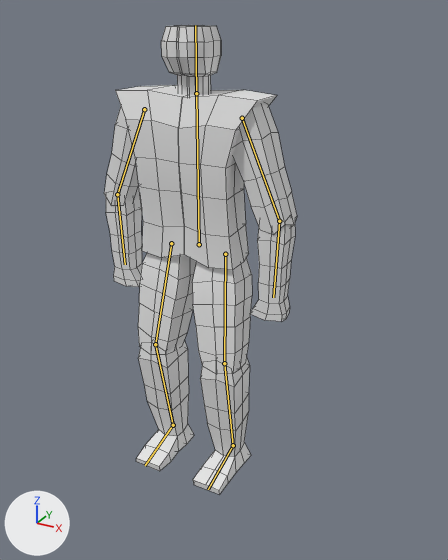
Two versions of the Blender file Godot/Blender/Shambler/shambler.blend, one commit apart.
Camera for both pictures: a camera (50 mm lens) standing at (1.95, -3.21, 3.04) and looking at (0.15, 0.06, 1.4). The lights are fixed; the arrows at lower left show +X, +Y and +Z. The bones that bend it are drawn over the model as lines. Mesh edges are drawn as thin lines.
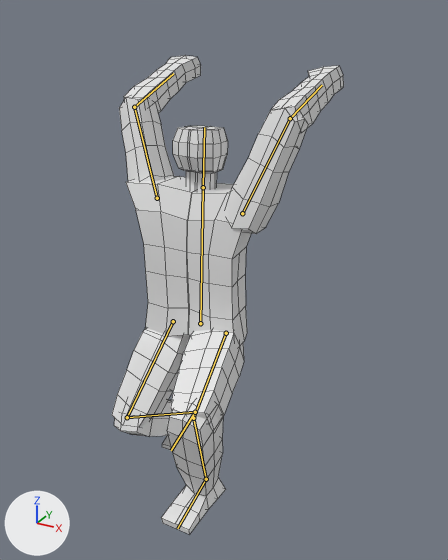
The newer file adds an action. The first version stands in its rest pose; the second is drawn at frame 17 of the action 'smash_up'.

Boxes [x1, y1, x2, y2] around the edits, measured in the pictures (448 x 560 px):
'Cube', posed (20% wider): before [104, 25, 297, 495]; after [112, 55, 344, 534]
bone 'body', root to tip: before (199, 244) to (196, 93); after (200, 323) to (203, 187)
bone 'head', root to tip: before (196, 93) to (195, 25); after (203, 187) to (204, 127)
bone 'upperarm.l', root to tip: before (242, 118) to (279, 221); after (242, 213) to (290, 118)
bone 'lowerarm.l', root to tip: before (279, 221) to (273, 297); after (290, 118) to (322, 85)
bone 'upperarm.r', root to tip: before (144, 109) to (117, 194); after (157, 198) to (134, 107)
bone 'lowerarm.r', root to tip: before (117, 194) to (125, 264); after (134, 107) to (173, 73)

Diff of the bpy script that builds the scene:
```diff
--- a/Godot/Blender/Shambler/shambler.blend.py
+++ b/Godot/Blender/Shambler/shambler.blend.py
@@ bone_body @@
 bone_body = bpy.data.objects['Armature'].pose.bones['body']
-bone_body.location = (0.0, 0.0, 0.0)
-bone_body.rotation_quaternion = (1.0, 0.0, 0.0, 0.0)  # degrees (0, 0, 0)
+bone_body.location = (0.0, -0.571, 0.0)
+bone_body.rotation_quaternion = (0.999, 0.002, 0.036, -0.03)  # degrees (0, 4, -3)
@@ bone_head @@
 bone_head = bpy.data.objects['Armature'].pose.bones['head']  # child of 'body'
-bone_head.rotation_quaternion = (1.0, 0.0, 0.0, 0.0)  # degrees (0, 0, 0)
+bone_head.rotation_quaternion = (1.0, -0.004, -0.019, -0.012)  # degrees (0, -2, -1)
@@ bone_upperarm_l @@
 bone_upperarm_l = bpy.data.objects['Armature'].pose.bones['upperarm.l']  # child of 'body'
-bone_upperarm_l.location = (0.0, 0.0, 0.0)
-bone_upperarm_l.rotation_quaternion = (1.0, 0.0, 0.0, 0.0)  # degrees (0, 0, 0)
+bone_upperarm_l.location = (-0.055, -0.005, 0.002)
+bone_upperarm_l.rotation_quaternion = (-0.081, 0.084, -0.392, 0.912)  # degrees (-47, -5, -168)
@@ bone_lowerarm_l @@
 bone_lowerarm_l = bpy.data.objects['Armature'].pose.bones['lowerarm.l']  # child of 'upperarm.l'
-bone_lowerarm_l.location = (0.0, 0.0, 0.0)
-bone_lowerarm_l.rotation_quaternion = (1.0, 0.0, 0.0, 0.0)  # degrees (0, 0, 0)
+bone_lowerarm_l.location = (-0.015, 0.038, -0.001)
+bone_lowerarm_l.rotation_quaternion = (0.86, 0.047, -0.025, 0.507)  # degrees (3, -5, 61)
@@ bone_upperarm_r @@
 bone_upperarm_r = bpy.data.objects['Armature'].pose.bones['upperarm.r']  # child of 'body'
-bone_upperarm_r.location = (0.0, 0.0, 0.0)
-bone_upperarm_r.rotation_quaternion = (1.0, 0.0, 0.0, 0.0)  # degrees (0, 0, 0)
+bone_upperarm_r.location = (0.055, 0.002, -0.005)
+bone_upperarm_r.rotation_quaternion = (-0.08, 0.096, 0.406, 0.905)  # degrees (48, -14, -176)
@@ bone_lowerarm_r @@
 bone_lowerarm_r = bpy.data.objects['Armature'].pose.bones['lowerarm.r']  # child of 'upperarm.r'
-bone_lowerarm_r.location = (0.0, 0.0, 0.0)
-bone_lowerarm_r.rotation_quaternion = (1.0, 0.0, 0.0, 0.0)  # degrees (0, 0, 0)
+bone_lowerarm_r.location = (0.015, -0.037, -0.003)
+bone_lowerarm_r.rotation_quaternion = (0.875, 0.053, 0.02, 0.481)  # degrees (6, -1, 58)
@@ bone_iklegpole_l @@
 bone_iklegpole_l = bpy.data.objects['Armature'].pose.bones['iklegpole.l']
-bone_iklegpole_l.location = (0.0, 0.0, 0.0)
+bone_iklegpole_l.location = (0.011, -0.175, 0.051)
@@ bone_iklegtarget_l @@
 bone_iklegtarget_l = bpy.data.objects['Armature'].pose.bones['iklegtarget.l']
-bone_iklegtarget_l.location = (0.0, 0.0, 0.0)
+bone_iklegtarget_l.location = (-0.013, -0.385, 0.0)
@@ bone_iklegpole_r @@
 bone_iklegpole_r = bpy.data.objects['Armature'].pose.bones['iklegpole.r']
-bone_iklegpole_r.location = (0.0, 0.0, 0.0)
+bone_iklegpole_r.location = (-0.101, -0.175, -0.007)
@@ bone_iklegtarget_r @@
 bone_iklegtarget_r = bpy.data.objects['Armature'].pose.bones['iklegtarget.r']
-bone_iklegtarget_r.location = (0.0, 0.0, 0.0)
-bone_iklegtarget_r.rotation_quaternion = (1.0, 0.0, 0.0, 0.0)  # degrees (0, 0, 0)
+bone_iklegtarget_r.location = (0.046, 0.243, -0.016)
+bone_iklegtarget_r.rotation_quaternion = (1.0, -0.003, 0.006, 0.022)  # degrees (0, 1, 2)
```
